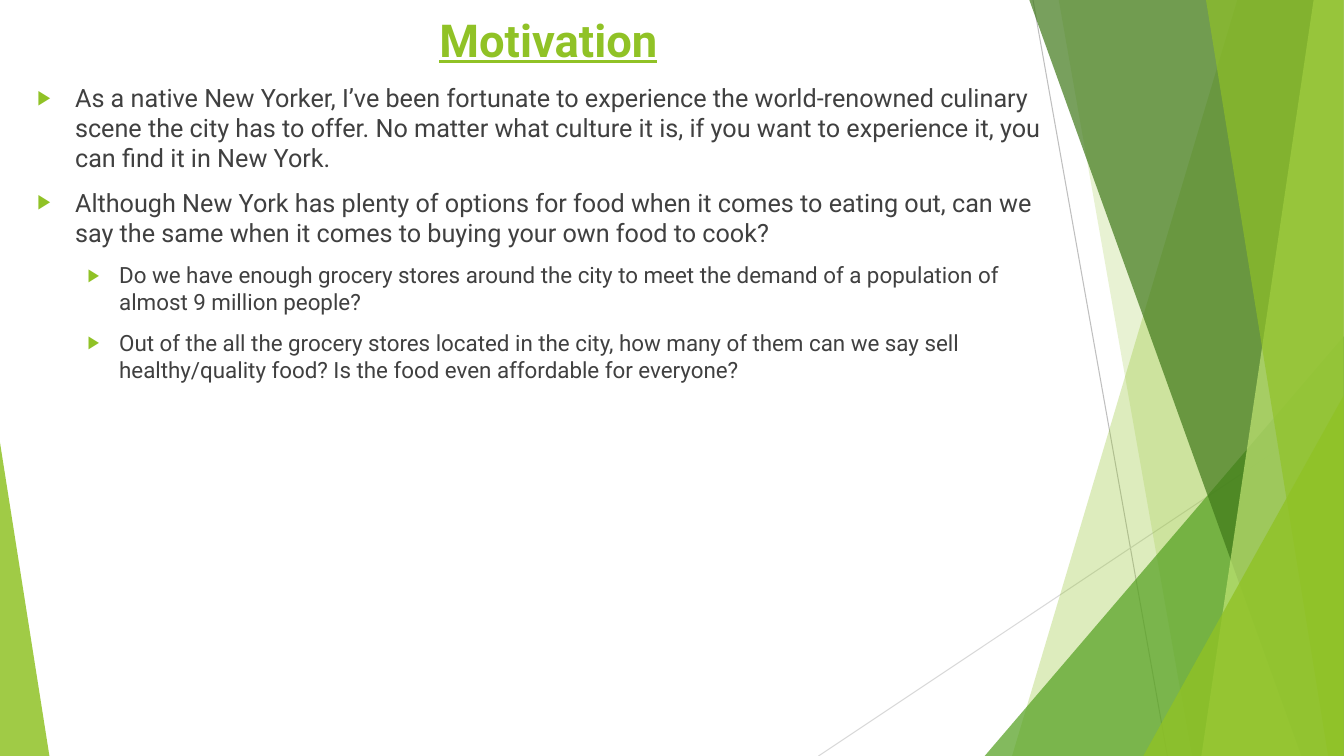
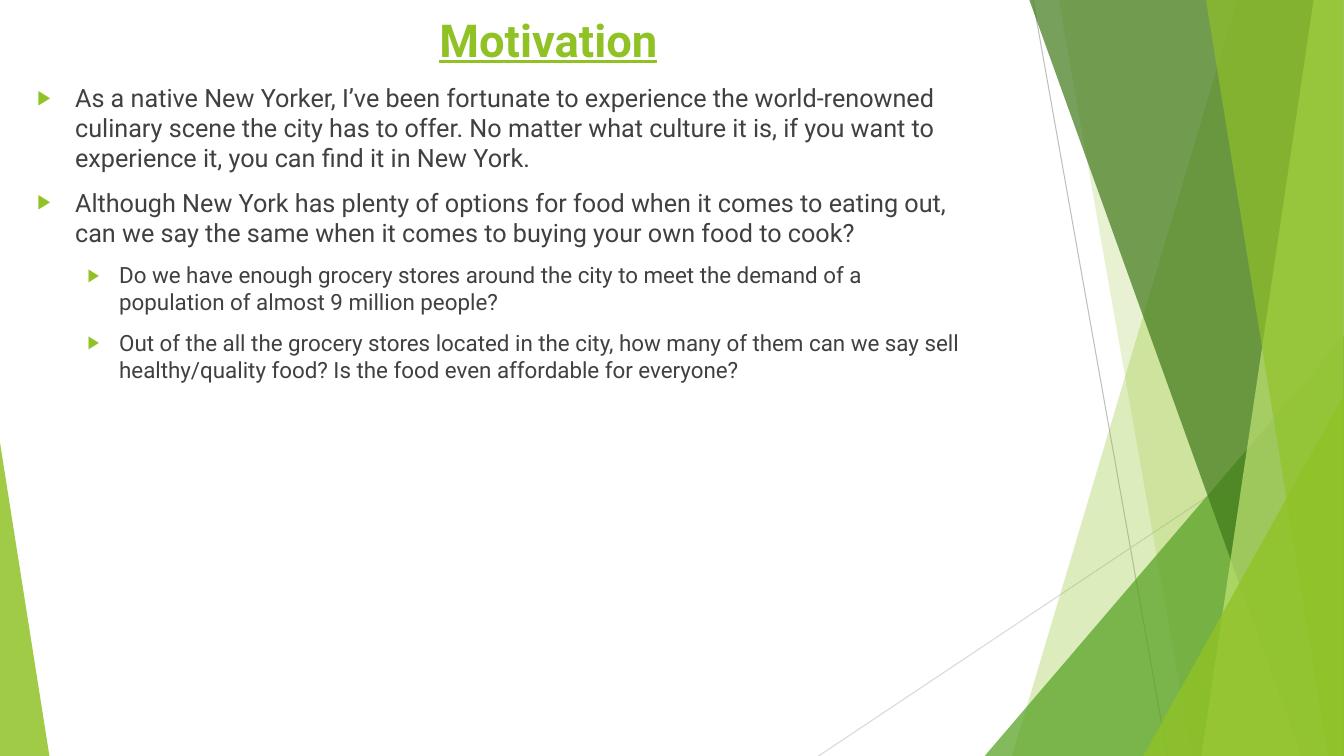
Before and after one commit to LJRollerII/NSS_Capstone_Project, a slide deck: slide 2 of presentation/Healthy_Food_Access_in_NYC.pptx. Drawn at 1344x756 pixels with LibreOffice and Linux fonts; fonts in the diff are those of the drawing. Boxes give left, top, right and bottom in pixels: in the first picture for what was removed or moved away, otherwise in the second. Text is boxed around its words. In the diff, an @@ line names an element or a change of style, - is before the commit and + after.

```diff
--- a/presentation/Healthy_Food_Access_in_NYC.pptx
+++ b/presentation/Healthy_Food_Access_in_NYC.pptx
@@ text "As a native New Yorker, ..." rewrapped from (75, 88, 1040, 383) to (75, 88, 959, 383) @@
```
Also in this commit, not shown: 5 other slides changed.
